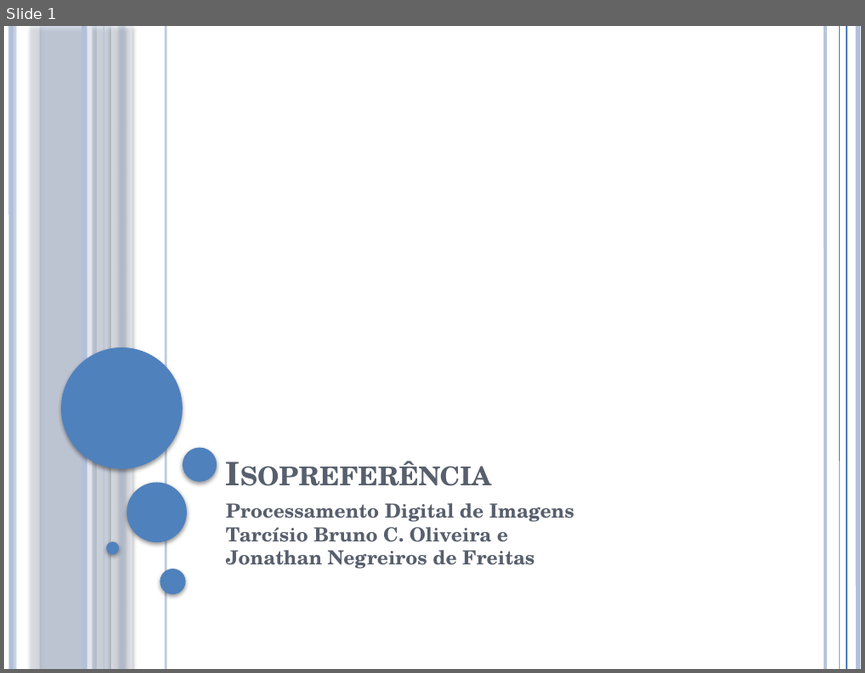
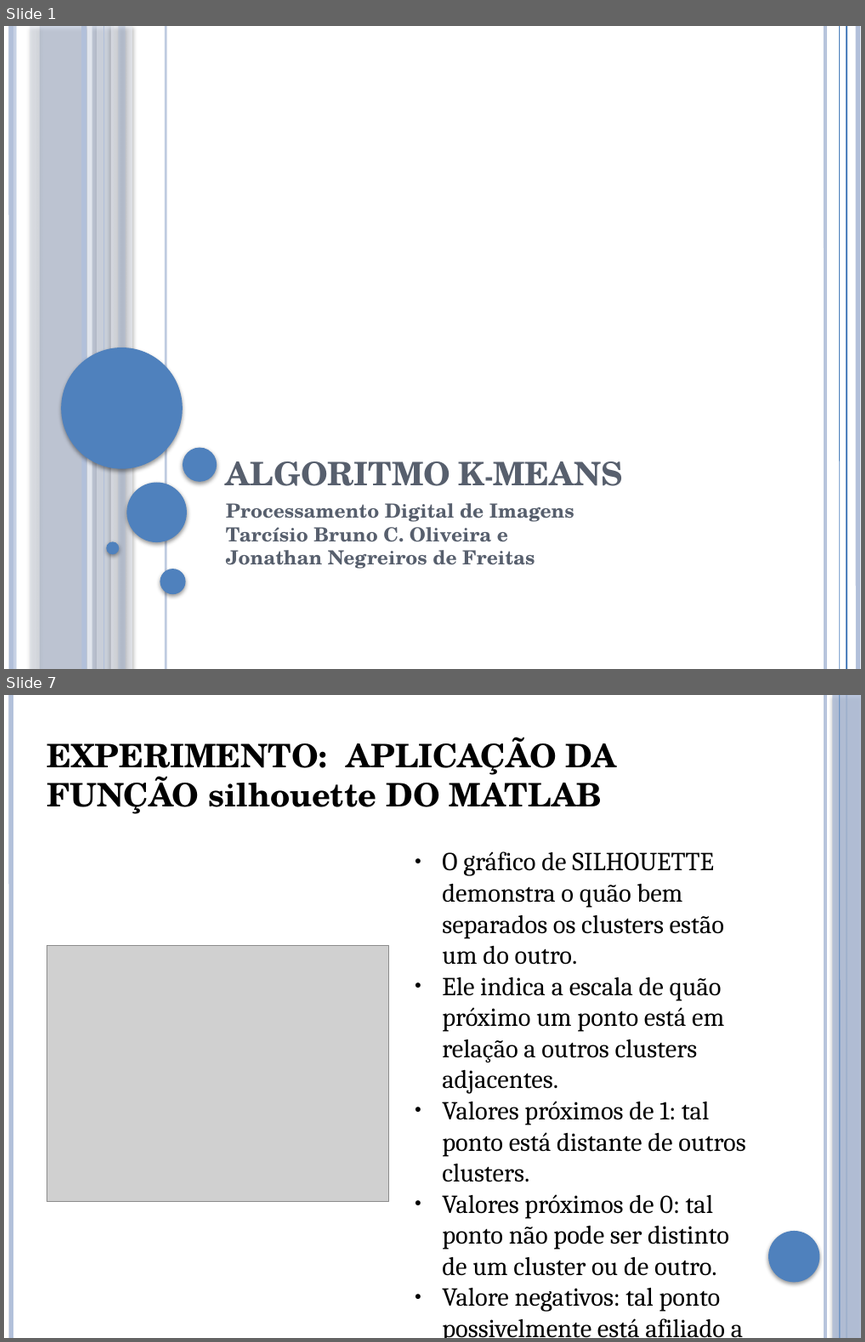
Before and after one commit to brunoliveira8/pdi, a slide deck: trabalho 4/apresentacao.pptx. Shown one above the other, each under a label of ours: slide 1 before the commit, slides 1 and 7 after it; the slides between them are not shown. The pictures are 865x673 and 865x1342 pixels, drawn with LibreOffice and Linux fonts; fonts in the diff are those of the drawing; grey boxes stand for pictures. Boxes give left, top, right and bottom in pixels: in the first picture for what was removed or moved away, otherwise in the second. Text is boxed around its words. In the diff, an @@ line names an element or a change of style, - is before the commit and + after.

```diff
--- a/trabalho 4/apresentacao.pptx
+++ b/trabalho 4/apresentacao.pptx
@@ slide 7 added at (4, 695, 861, 1338), background #FFFFFF; not listed: 3 template elements that a slide beside it also shows @@
@@ line added from (825, 695) to (826, 1338), #B3C1DB 3 pt @@
@@ rectangle added at (833, 695, 861, 1338), fill #B3C1DB at 87% opacity @@
@@ text added at (46, 737, 616, 814), 30 pt, text #000000, bold @@
+EXPERIMENTO: APLICAÇÃO DA FUNÇÃO silhouette DO MATLAB
@@ text added at (442, 851, 745, 1338), 24 pt, text #000000 @@
+● O gráfico de SILHOUETTE demonstra o quão bem separados os clusters estão um do outro.
+● Ele indica a escala de quão próximo um ponto está em relação a outros clusters adjacentes.
+● Valores próximos de 1: tal ponto está distante de outros clusters.
+● Valores próximos de 0: tal ponto não pode ser distinto de um cluster ou de outro.
+● Valore negativos: tal ponto possivelmente está afiliado a um cluster errado.
@@ picture added at (46, 946, 388, 1201) @@
@@ ellipse added at (768, 1231, 820, 1282), fill #4F81BD @@
@@ slide 1 changed as well @@
@@ text at (226, 461, 623, 486): text changed @@
-Isopreferência
+ALGORITMO K-MEANS
```
Also in this commit, not shown: 10 other slides added, 1 slide removed.
